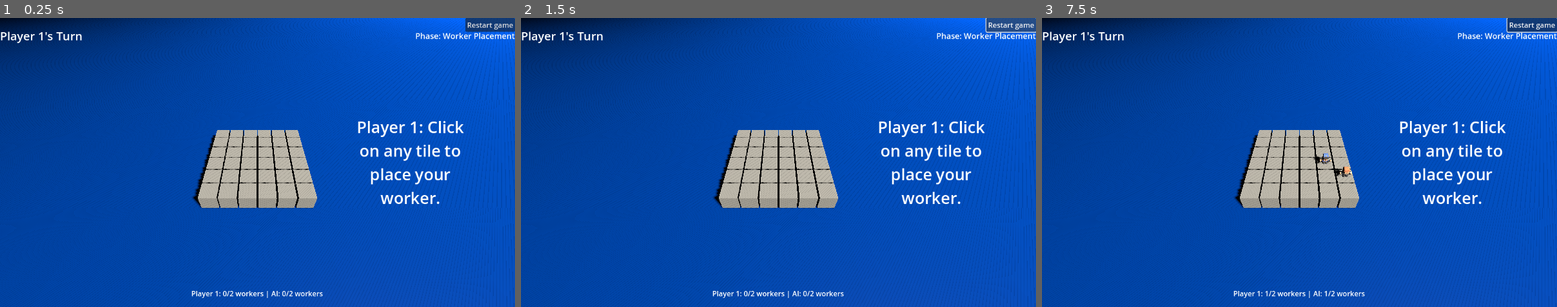
Above: before the commit, frames 1-3 (left to right).
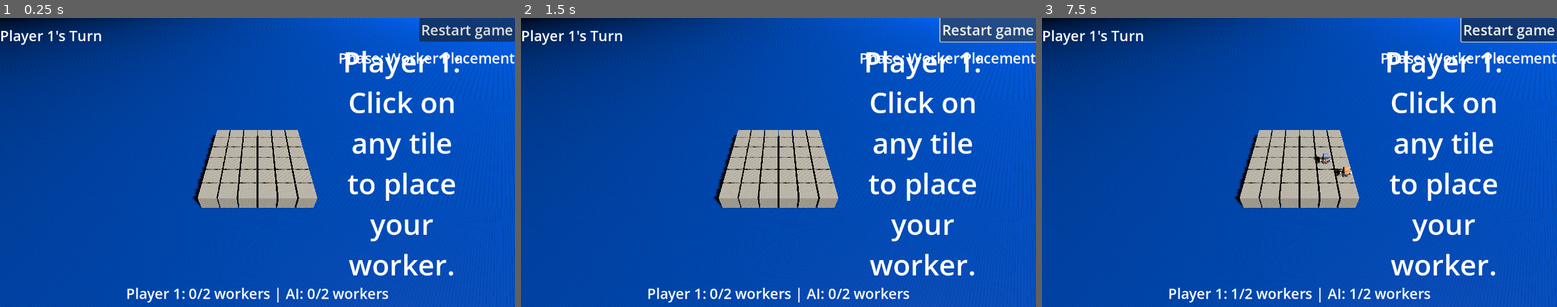
Above: after the commit, the same moments.

Repository: shriramgopal1225/santorini-ai
Game: Godot game, scene res://main.tscn
The game is run twice, just before and just after one commit, with the same random seed, the same clock (stepped at 60 frames per second) and the same inputs.
Inputs (mouse positions are in pixels of both pictures, inside the frame that each line leads up to):
- Up to frame 1 (0.25 s): no input
- Up to frame 2 (1.5 s): click "Restart game" at 0.5 s; click "Restart game" at 1.25 s
- Up to frame 3 (7.5 s): click "Restart game" at 2 s; tap Enter every 0.75 s from 2.75 to 6.5 s; move the mouse to (1412, 148) at 2.77 s; click (1412, 148) at 2.92 s; move the mouse to (1196, 176) at 3.52 s; click (1196, 176) at 3.67 s; move the mouse to (1351, 98) at 4.27 s; click (1351, 98) at 4.42 s; move the mouse to (1273, 220) at 5.02 s; click (1273, 220) at 5.17 s; move the mouse to (1454, 205) at 5.77 s; click (1454, 205) at 5.92 s; move the mouse to (1145, 119) at 6.52 s; click (1145, 119) at 6.67 s; move the mouse to (1325, 162) at 7.27 s; click (1325, 162) at 7.42 s

The runs differ from the first frame. In frame 1, 7.2% of the frame differs, in the area x 0-100%, y 0-99%; in frame 2, 7.2%; in frame 3, 7.2%.

Commit message:
Improved UI font sizes and fixed PVP and PVE mode errors

Diff:
--- a/game_manager.gd
+++ b/game_manager.gd
@@ -2,9 +2,6 @@
 signal game_state_changed
 
 enum GamePhase { PLACEMENT, SELECT_WORKER, MOVE, BUILD, GAME_OVER }
-
-const PLAYER2_IS_AI = true
-const AI_DIFFICULTY = 3
 
 class GameState:
 	var board = []
@@ -30,6 +27,8 @@
 var p2_workers_placed = 0
 var selected_worker_id: String = ""
 var game_ui: Control
+var player2_is_ai = true
+var ai_difficulty = 3
 
 var ai_agent = load("res://ai_agent.gd").new()
 
@@ -37,6 +36,11 @@
 	new_game()
 
 func new_game():
+	if GameSettings.game_mode == GameSettings.GameMode.PVP:
+		player2_is_ai = false
+	else:
+		player2_is_ai = true
+	ai_difficulty = GameSettings.ai_difficulty
 	# Clear the visual board first
 	get_tree().get_root().get_node("Main/Board").clear_board()
 	current_state = GameState.new()
@@ -50,7 +54,7 @@
 
 func on_tile_selected(grid_pos):
 	if current_phase == GamePhase.GAME_OVER: return
-	if PLAYER2_IS_AI and current_player == 2: return
+	if player2_is_ai and current_player == 2: return
 
 	match current_phase:
 		GamePhase.PLACEMENT: handle_placement(grid_pos)
@@ -84,7 +88,7 @@
 		print("All workers placed. Phase: SELECT_WORKER. Player 1's turn.")
 	else:
 		print("Player " + str(current_player) + ", place your worker.")
-		if PLAYER2_IS_AI and current_player == 2:
+		if player2_is_ai and current_player == 2:
 			_request_ai_placement()
 	update_ui()
 
@@ -116,7 +120,7 @@
 	if destination_height == 3: _game_over("Player " + str(current_player) + " wins!"); return
 
 	current_phase = GamePhase.BUILD
-	if not (PLAYER2_IS_AI and current_player == 2):
+	if not (player2_is_ai and current_player == 2):
 		print("Worker moved. Now in BUILD phase.")
 	update_ui()
 
@@ -141,7 +145,7 @@
 	current_phase = GamePhase.SELECT_WORKER
 	print("Build successful. It is now Player " + str(current_player) + "'s turn.")
 
-	if PLAYER2_IS_AI and current_player == 2:
+	if player2_is_ai and current_player == 2:
 		_request_ai_move()
 	update_ui()
 
@@ -149,8 +153,8 @@
 func _request_ai_move():
 	print("AI is thinking...")
 	var search_depth = 1
-	if AI_DIFFICULTY == 2: search_depth = 3
-	elif AI_DIFFICULTY == 3: search_depth = 4
+	if ai_difficulty == 2: search_depth = 3
+	elif ai_difficulty == 3: search_depth = 4
 
 	await get_tree().create_timer(0.1).timeout
 
@@ -224,7 +228,7 @@
 	# Update turn indicator
 	if current_player == 1:
 		game_ui.turn_indicator.text = "Player 1's Turn"
-	elif PLAYER2_IS_AI:
+	elif player2_is_ai:
 		game_ui.turn_indicator.text = "AI is thinking..."
 	else:
 		game_ui.turn_indicator.text = "Player 2's Turn"
--- a/game_ui.tscn
+++ b/game_ui.tscn
@@ -26,7 +26,7 @@
 anchor_bottom = 1.0
 offset_right = 111.0
 grow_vertical = 2
-theme_override_font_sizes/font_size = 26
+theme_override_font_sizes/font_size = 32
 text = "Player 1's turn"
 horizontal_alignment = 1
 vertical_alignment = 1
@@ -37,10 +37,12 @@
 anchor_left = 1.0
 anchor_right = 1.0
 anchor_bottom = 1.0
-offset_left = -137.0
+offset_left = -273.0
+offset_top = 50.0
+offset_bottom = 50.0
 grow_horizontal = 0
 grow_vertical = 2
-theme_override_font_sizes/font_size = 18
+theme_override_font_sizes/font_size = 32
 text = "Phase: Placement"
 horizontal_alignment = 1
 vertical_alignment = 1
@@ -53,6 +55,7 @@
 offset_left = -111.0
 offset_bottom = 31.0
 grow_horizontal = 0
+theme_override_font_sizes/font_size = 32
 text = "Restart game"
 
 [node name="CenterPanel" type="Control" parent="."]
@@ -75,9 +78,10 @@
 anchors_preset = 15
 anchor_right = 1.0
 anchor_bottom = 1.0
+offset_left = -38.0
 grow_horizontal = 2
 grow_vertical = 2
-theme_override_font_sizes/font_size = 36
+theme_override_font_sizes/font_size = 64
 text = "Click on any tile to place you first worker"
 horizontal_alignment = 1
 vertical_alignment = 1
@@ -114,7 +118,7 @@
 anchor_bottom = 1.0
 grow_horizontal = 2
 grow_vertical = 2
-theme_override_font_sizes/font_size = 16
+theme_override_font_sizes/font_size = 32
 text = "Player 1: 1/2 workers placed"
 horizontal_alignment = 1
 vertical_alignment = 1
